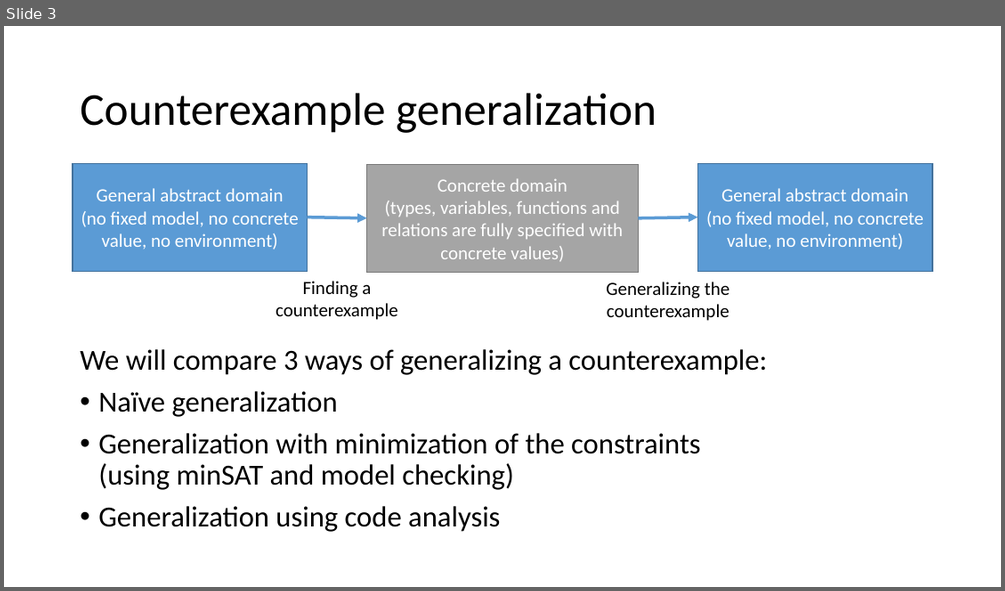
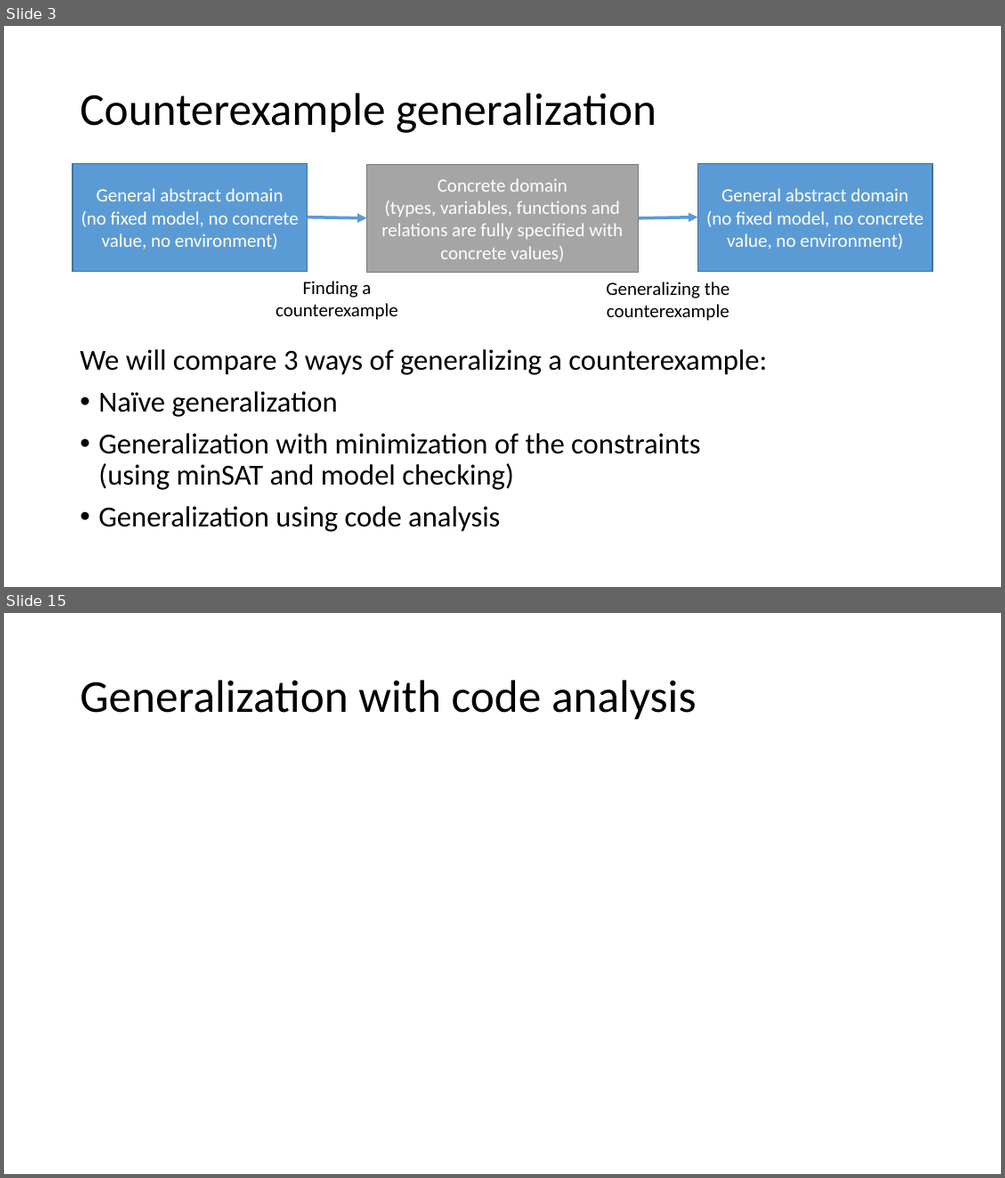
Before and after one commit to tjhance/ivy-research, a slide deck: invariant_synthesis/Invariant Synthesis.pptx. Shown one above the other, each under a label of ours: slide 3 before the commit, slides 3 and 15 after it; the slides between them are not shown. The pictures are 1005x591 and 1005x1178 pixels, drawn with LibreOffice and Linux fonts; fonts in the diff are those of the drawing. Boxes give left, top, right and bottom in pixels: in the first picture for what was removed or moved away, otherwise in the second. Text is boxed around its words. In the diff, an @@ line names an element or a change of style, - is before the commit and + after.

```diff
--- a/invariant_synthesis/Invariant Synthesis.pptx
+++ b/invariant_synthesis/Invariant Synthesis.pptx
@@ slide 15 added at (4, 613, 1001, 1174), background #FFFFFF @@
@@ title added at (80, 680, 696, 720), 44 pt, text #000000 @@
+Generalization with code analysis
```
Also in this commit, not shown: 3 slides changed, 12 other slides added, 4 slides removed, 2 other files.
